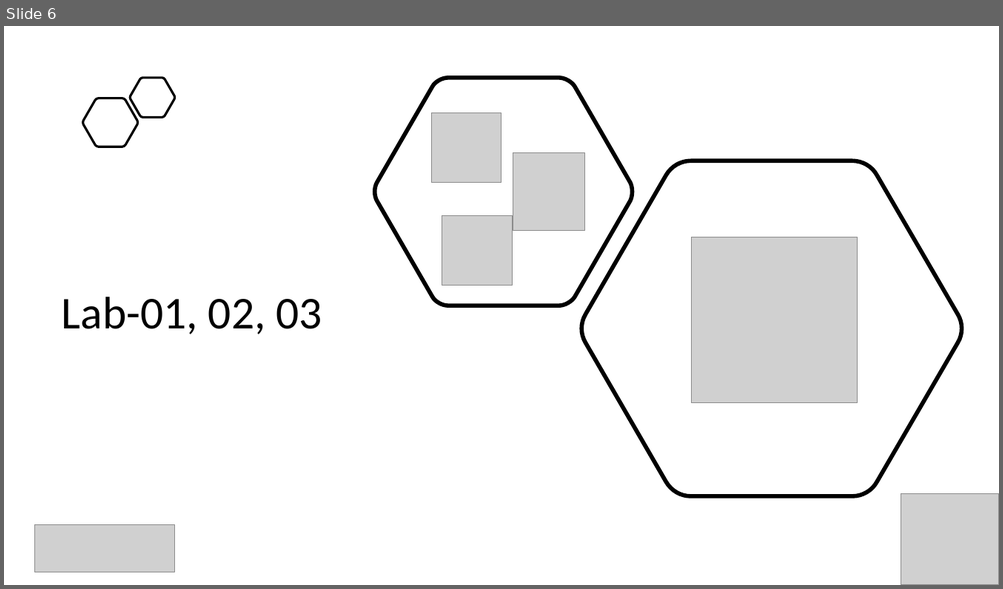
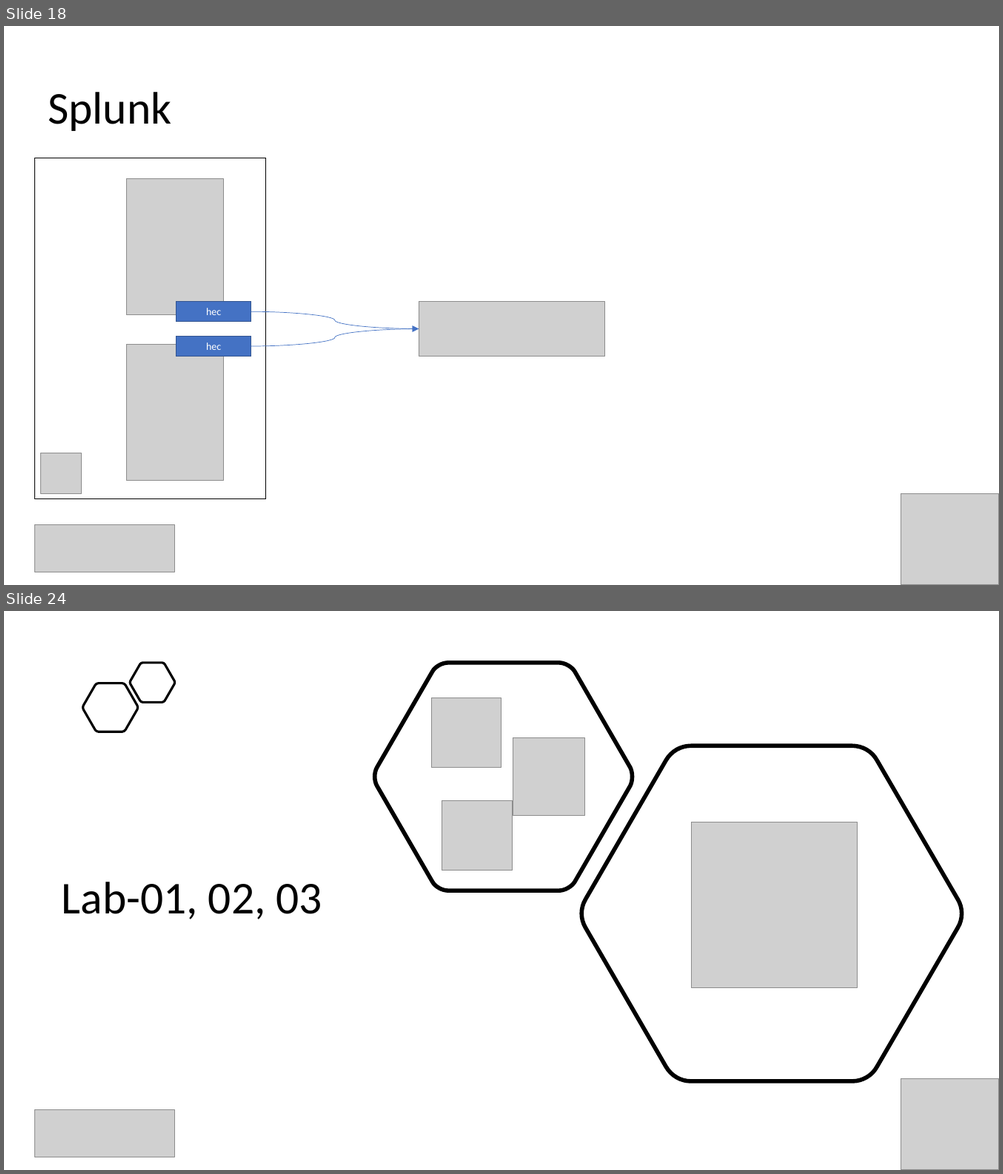
Before and after one commit to evgenyb/aks-workshops, a slide deck: 06-monitoring-options-in-aks/slides/monitoring-options-in-AKS.pptx. Shown one above the other, each under a label of ours: slide 6 before the commit, slides 18 and 24 after it; the slides between them are not shown. The pictures are 1003x589 and 1003x1174 pixels, drawn with LibreOffice and Linux fonts; fonts in the diff are those of the drawing; grey boxes stand for pictures. Boxes give left, top, right and bottom in pixels: in the first picture for what was removed or moved away, otherwise in the second. Text is boxed around its words. In the diff, an @@ line names an element or a change of style, - is before the commit and + after.

```diff
--- a/06-monitoring-options-in-aks/slides/monitoring-options-in-AKS.pptx
+++ b/06-monitoring-options-in-aks/slides/monitoring-options-in-AKS.pptx
@@ slide 18 added at [4, 26, 999, 585], background #FFFFFF @@
@@ title added at [48, 92, 171, 131], 44 pt, text #000000 @@
+Splunk
@@ rectangle added at [34, 158, 266, 499], outline #000000 1 pt @@
@@ picture added at [126, 179, 223, 315] @@
@@ rectangle added at [176, 302, 251, 322], fill #4472C4, outline #325491 1 pt, 10 pt, text #FFFFFF @@
+hec
@@ curved arrow added from (251, 312) to (419, 329), #4472C4 0.5 pt @@
@@ picture added at [419, 302, 605, 357] @@
@@ rectangle added at [176, 336, 251, 357], fill #4472C4, outline #325491 1 pt, 10 pt, text #FFFFFF @@
+hec
@@ curved arrow added from (251, 347) to (419, 329), #4472C4 0.5 pt @@
@@ picture added at [126, 345, 223, 481] @@
@@ picture added at [40, 454, 81, 494] @@
@@ picture added at [901, 494, 999, 585] @@
@@ picture added at [34, 526, 175, 572] @@
@@ what was slide 6 is now slide 24 @@
```
Also in this commit, not shown: 1 slide changed, 18 other slides added, 1 slide removed, 5 other files.
